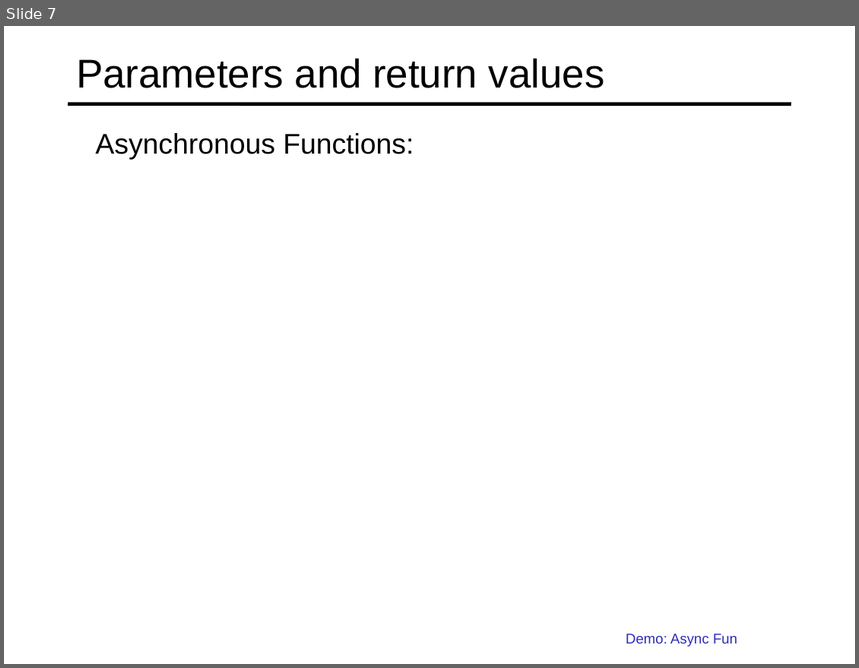
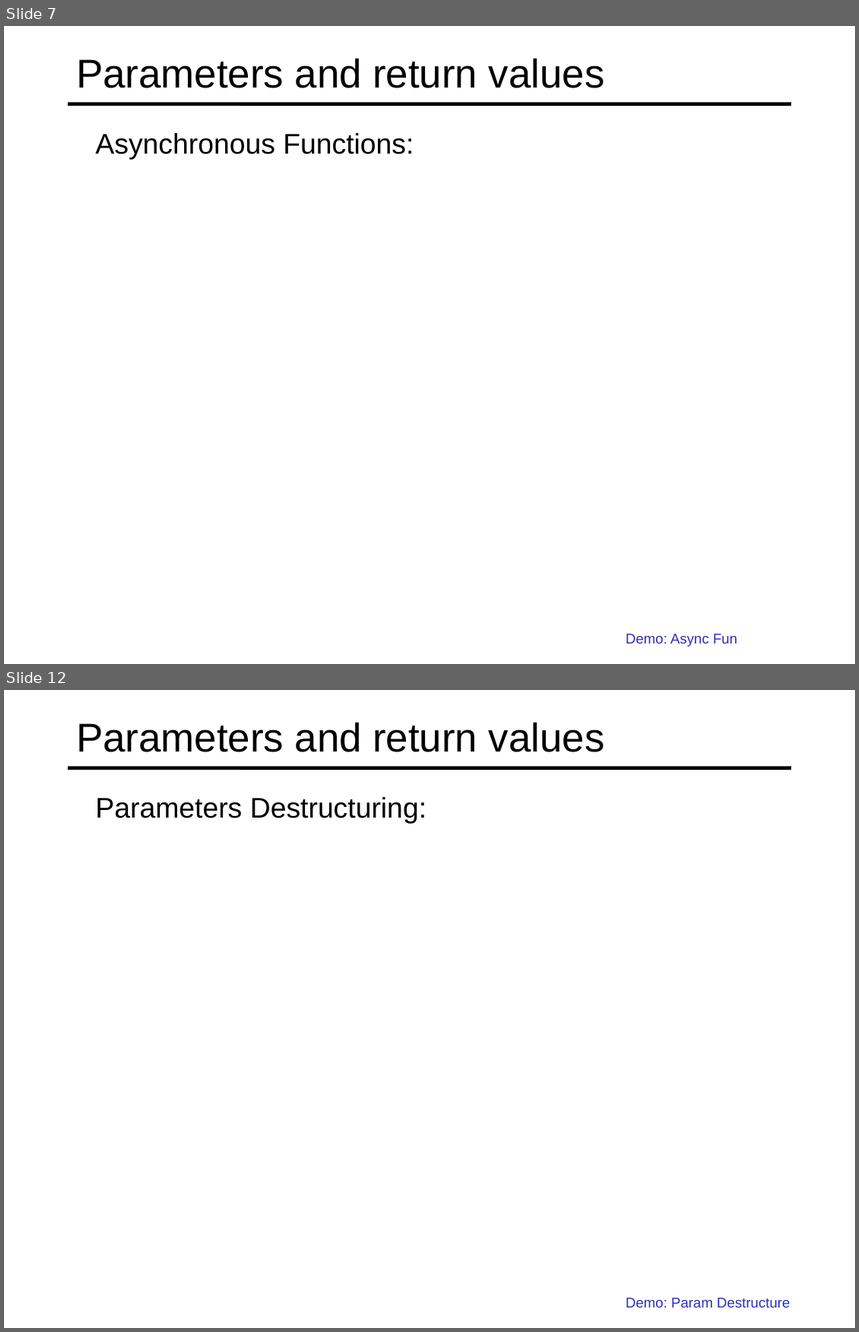
Before and after one commit to specter01wj/Jago_Link_Training, a slide deck: Angular/Angular12/TypeScript Fundamentals/3-Creating-And-Using-Functions/L3_Classes and Interfaces.ppt. Shown one above the other, each under a label of ours: slide 7 before the commit, slides 7 and 12 after it; the slides between them are not shown. The pictures are 859x668 and 859x1332 pixels, drawn with LibreOffice and Linux fonts; fonts in the diff are those of the drawing. Boxes give left, top, right and bottom in pixels: in the first picture for what was removed or moved away, otherwise in the second. Text is boxed around its words. In the diff, an @@ line names an element or a change of style, - is before the commit and + after.

```diff
--- a/Angular/Angular12/TypeScript Fundamentals/3-Creating-And-Using-Functions/L3_Classes and Interfaces.ppt
+++ b/Angular/Angular12/TypeScript Fundamentals/3-Creating-And-Using-Functions/L3_Classes and Interfaces.ppt
@@ slide 12 added at (4,690,855,1328), background #FFFFFF; not listed: 1 template element that a slide beside it also shows @@
@@ title added at (76,722,605,752), 34 pt, text #000000 @@
+Parameters and return values
@@ text added at (95,797,427,824), 24 pt, text #000000 @@
+  Parameters Destructuring:
@@ text added at (626,1298,790,1308), 12 pt, text #2D2DB9 @@
+  Demo: Param Destructure
```
Also in this commit, not shown: 1 slide changed, 4 other slides added, 19 slides removed.
